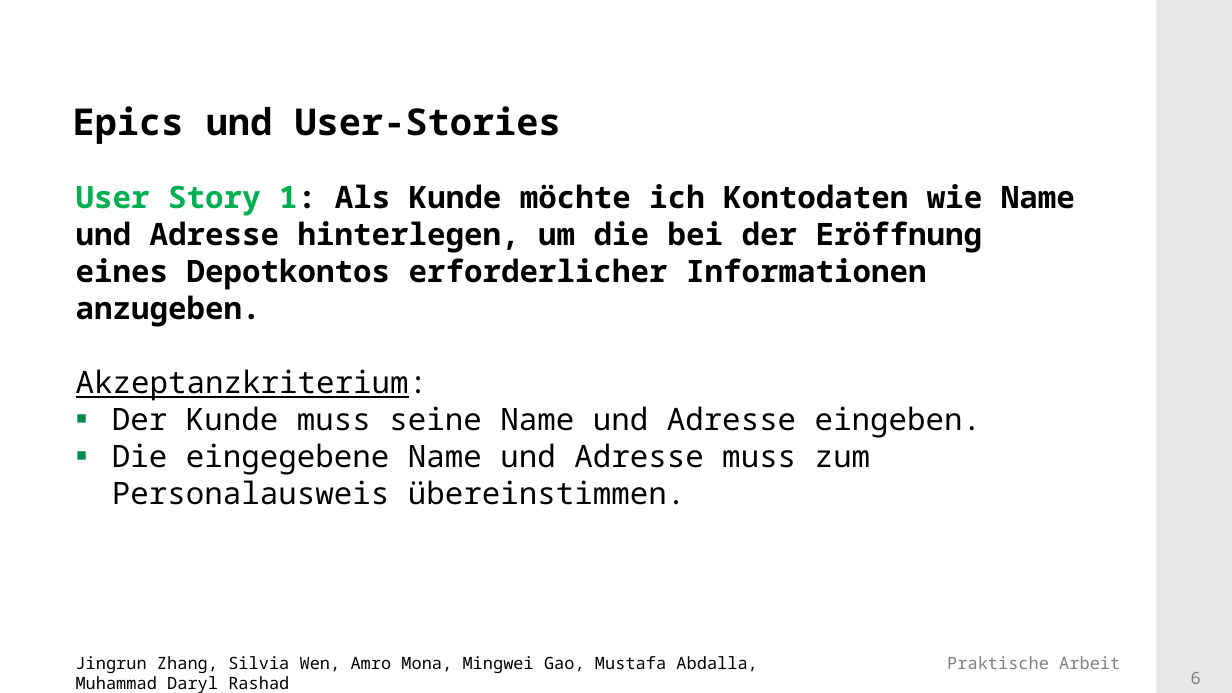
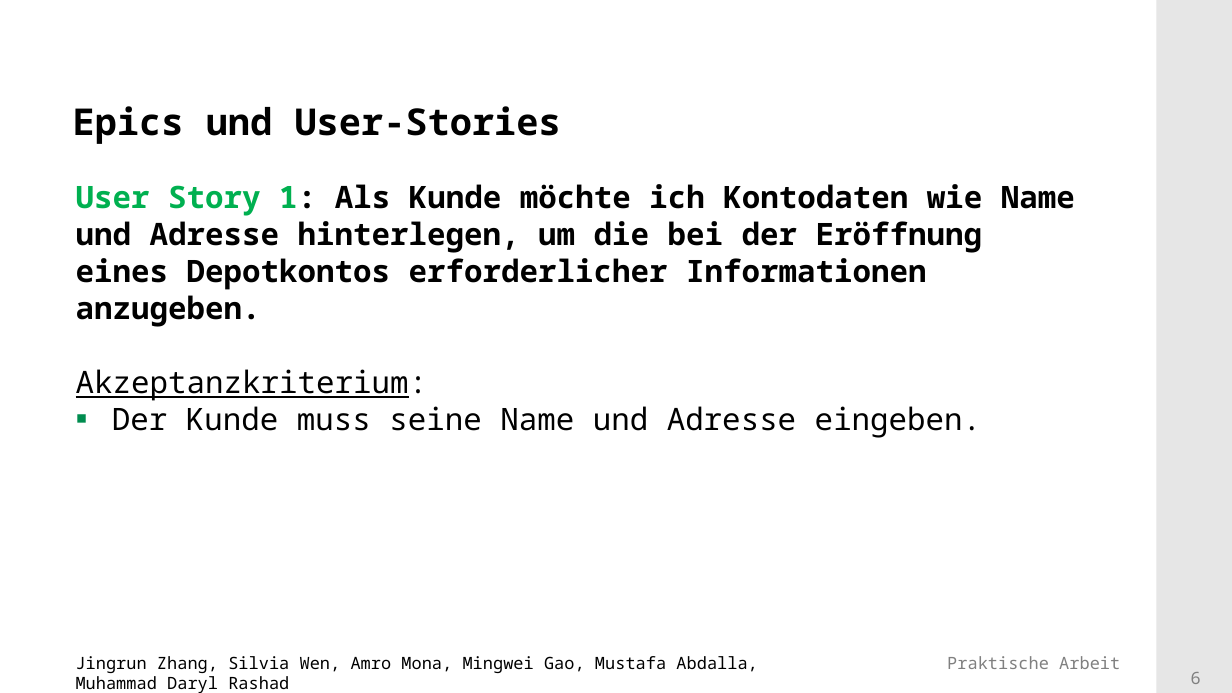
Before and after one commit to Mufasaxi/SimpleBank, a slide deck: slide 6 of prototype/Praesentation_Vorlage_OOP_2023_2_OOP.pptx. Drawn at 1232x693 pixels with LibreOffice and Linux fonts; fonts in the diff are those of the drawing; background and template pictures are left out. Boxes give left, top, right and bottom in pixels: in the first picture for what was removed or moved away, otherwise in the second. Text is boxed around its words. In the diff, an @@ line names an element or a change of style, - is before the commit and + after.

Commit message:
fix user stories akzeptanzkriterium

```diff
--- a/prototype/Praesentation_Vorlage_OOP_2023_2_OOP.pptx
+++ b/prototype/Praesentation_Vorlage_OOP_2023_2_OOP.pptx
@@ text at (112,443,871,505): paragraph removed @@
-▪ Die eingegebene Name und Adresse muss zum Personalausweis übereinstimmen.
```
Also in this commit, not shown: 1 other slide changed, 1 other file.
